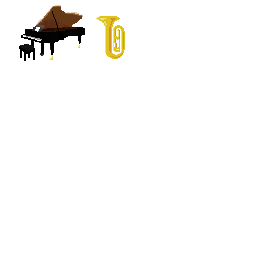
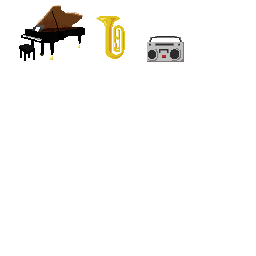
Layers edited between the first and the second 256×256 image:
added group "radio" with 2 layers above "background" over (x1=147, y1=36, x2=184, y2=62)
added layer "base #1" in group "radio" over (x1=147, y1=36, x2=184, y2=62)
